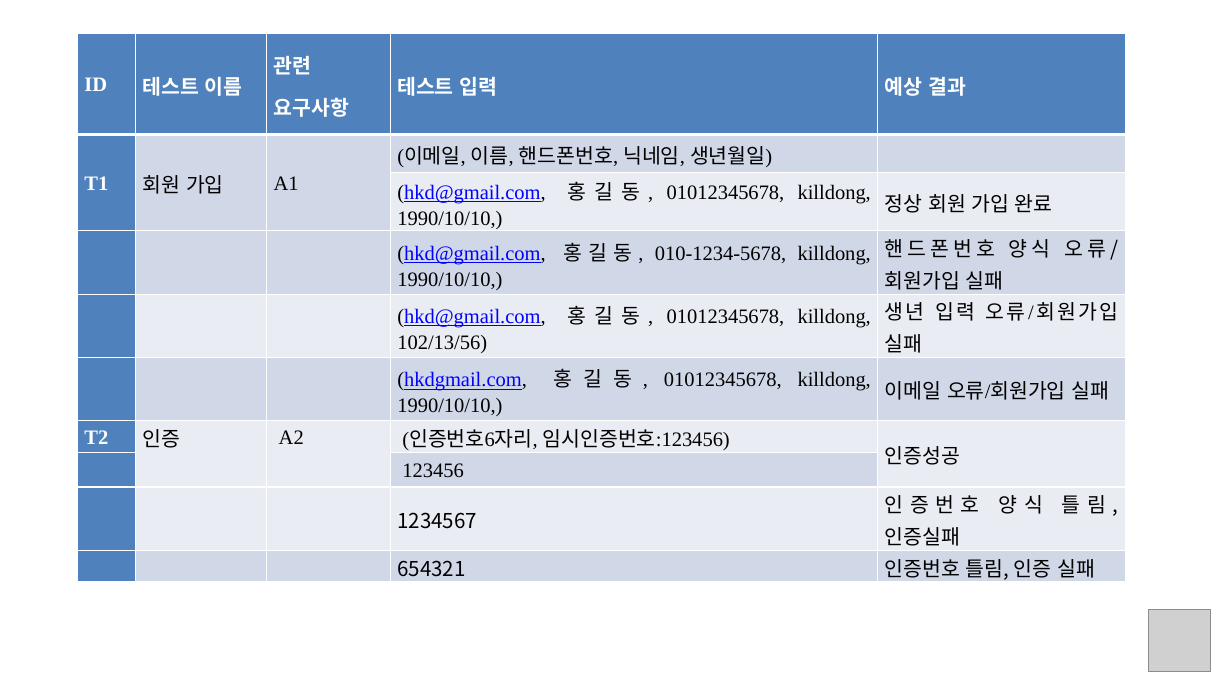
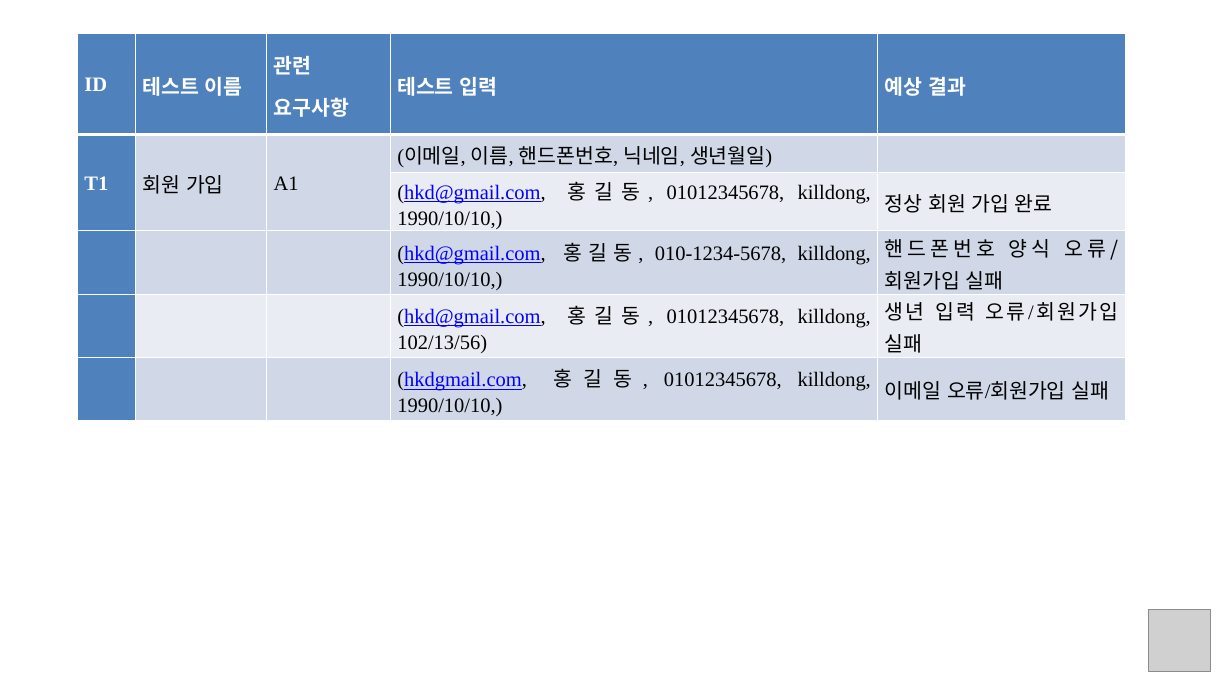
Before and after one commit to gestgest/snsProject, a slide deck: slide 2 of document/testCase.pptx. Drawn at 1232x693 pixels with LibreOffice and Linux fonts; fonts in the diff are those of the drawing; grey boxes stand for pictures. Boxes give left, top, right and bottom in pixels: in the first picture for what was removed or moved away, otherwise in the second. Text is boxed around its words. In the diff, an @@ line names an element or a change of style, - is before the commit and + after.

```diff
--- a/document/testCase.pptx
+++ b/document/testCase.pptx
@@ table at (x1=78, y1=33, x2=1127, y2=420) @@
-row 7: T2 | 인증 | A2 | (인증번호6자리, 임시인증번호:123456) | 인증성공
-row 8:  |  |  | 123456 | 
-row 9:  |  |  | 1234567 | 인증번호 양식 틀림, 인증실패
-row 10:  |  |  | 654321 | 인증번호 틀림, 인증 실패
```
Also in this commit, not shown: 2 other slides changed, 1 other file.
